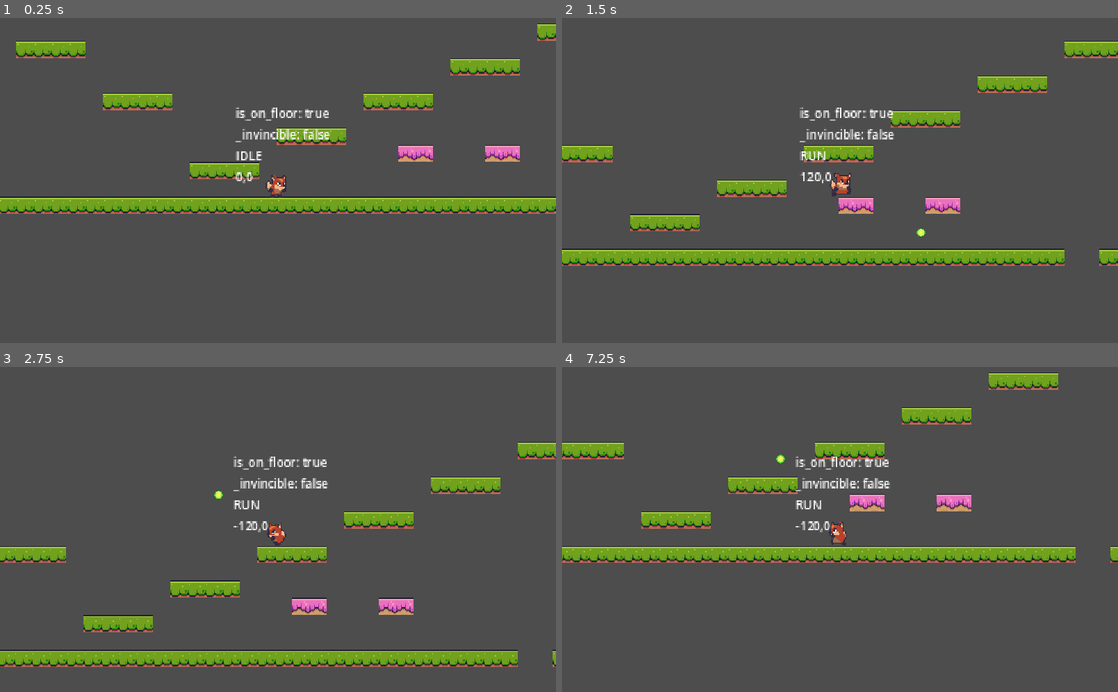
Above: before the commit, frames 1-4 (two rows, left to right).
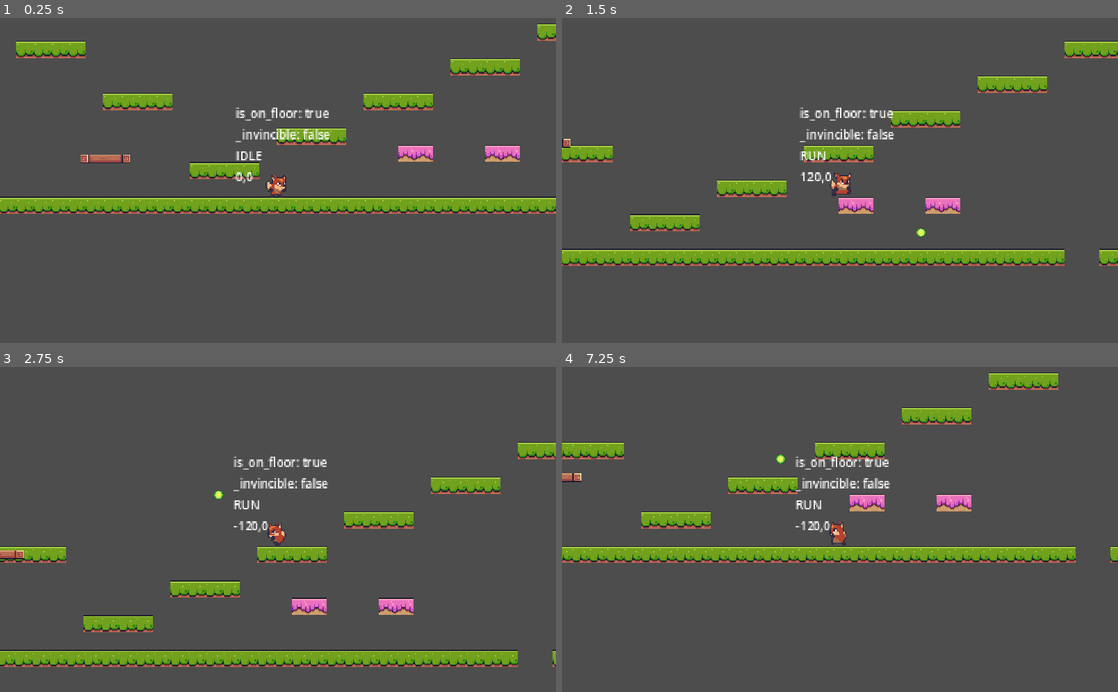
Above: after the commit, the same moments.

Repository: leobewater/godot-foxy-antics
Game: Godot game, scene res://level_base/level_base.tscn
Two runs of this game, one before a commit and one after it. Both use one fixed random seed, a clock stepped at 60 frames per second and the inputs below. The project has no main scene, so this scene is started directly.
Inputs:
- Up to frame 1 (0.25 s): no input
- Up to frame 2 (1.5 s): hold Right (right) from 0.53 s (still down); tap Ctrl (shoot) at 0.6, 1.35 s; tap Space (jump) at 0.77 s
- Up to frame 3 (2.75 s): tap Space (jump) at 1.52 s; release Right (right) at 2.03 s; hold Left (left) from 2.03 s (still down); tap Ctrl (shoot) at 2.1 s
- Up to frame 4 (7.25 s): release Left (left) at 2.78 s; hold Right (right) 2.78-4.28 s; tap Ctrl (shoot) every 0.75 s from 2.85 to 6.6 s; tap Space (jump) at 3.02, 3.77, 4.52, 6.02, 6.77 s; hold Left (left) 4.28-5.03 s; hold Right (right) 5.03-5.78 s; hold Left (left) from 5.78 s (still down)

The runs differ from the first frame. In frame 1, 0.2% of the frame differs, in the area x 14-24%, y 42-45%; in frame 2, less than 0.1%; in frame 3, 0.1%; in frame 4, 0.1%.

Commit message:
add a moving platform to level

Diff:
--- a/level_base/level_base.tscn
+++ b/level_base/level_base.tscn
@@ -1,9 +1,10 @@
-[gd_scene load_steps=7 format=3 uid="uid://bdmrwmjesfx8o"]
+[gd_scene load_steps=8 format=3 uid="uid://bdmrwmjesfx8o"]
 
 [ext_resource type="Script" path="res://level_base/level_base.gd" id="1_gjrkq"]
 [ext_resource type="Texture2D" uid="uid://bpiv1pl74okud" path="res://assets/tiles/Terrain (16x16).png" id="1_jpale"]
 [ext_resource type="PackedScene" uid="uid://cph6xskm1anvs" path="res://player_cam/player_cam.tscn" id="2_6wir8"]
 [ext_resource type="PackedScene" uid="uid://blvkdxh18qnmw" path="res://player/player.tscn" id="3_mxm1x"]
+[ext_resource type="PackedScene" uid="uid://cs8v5bmvfeadu" path="res://moving_platform/moving_platform.tscn" id="5_5780g"]
 
 [sub_resource type="TileSetAtlasSource" id="TileSetAtlasSource_dkkex"]
 texture = ExtResource("1_jpale")
@@ -567,3 +568,16 @@
 
 [node name="Player" parent="." instance=ExtResource("3_mxm1x")]
 position = Vector2(209, -35)
+
+[node name="MovingPlatform" parent="." node_paths=PackedStringArray("p1", "p2") instance=ExtResource("5_5780g")]
+position = Vector2(50, -40)
+p1 = NodePath("../Markers/MP1_2")
+p2 = NodePath("../Markers/MP1_1")
+
+[node name="Markers" type="Node" parent="."]
+
+[node name="MP1_1" type="Marker2D" parent="Markers"]
+position = Vector2(50, -40)
+
+[node name="MP1_2" type="Marker2D" parent="Markers"]
+position = Vector2(50, -140)
--- /dev/null
+++ b/moving_platform/moving_platform.gd
@@ -0,0 +1,33 @@
+extends AnimatableBody2D
+
+
+@export var p1: Marker2D
+@export var p2: Marker2D
+@export var speed: float = 50.0
+
+
+var _time_to_move: float = 0.0
+var _tween: Tween
+
+
+func _ready():
+	set_time_to_move()
+	set_moving()
+
+
+# when moving platform exit the tree to avoid crash and errors
+func _exit_tree():
+	_tween.kill()
+
+
+# calculate the time to move the platform from p1 to p2
+func set_time_to_move() -> void:
+	var delta = p1.global_position.distance_to(p2.global_position)
+	_time_to_move = delta / speed
+
+
+func set_moving() -> void:
+	_tween = get_tree().create_tween()
+	_tween.set_loops(0)
+	_tween.tween_property(self, "global_position", p1.global_position, _time_to_move)
+	_tween.tween_property(self, "global_position", p2.global_position, _time_to_move)
--- a/moving_platform/moving_platform.tscn
+++ b/moving_platform/moving_platform.tscn
@@ -1,12 +1,14 @@
-[gd_scene load_steps=3 format=3 uid="uid://cs8v5bmvfeadu"]
+[gd_scene load_steps=4 format=3 uid="uid://cs8v5bmvfeadu"]
 
 [ext_resource type="Texture2D" uid="uid://bpiv1pl74okud" path="res://assets/tiles/Terrain (16x16).png" id="1_7bo12"]
+[ext_resource type="Script" path="res://moving_platform/moving_platform.gd" id="1_mg4ug"]
 
 [sub_resource type="RectangleShape2D" id="RectangleShape2D_wabpt"]
 size = Vector2(46, 6)
 
 [node name="MovingPlatform" type="AnimatableBody2D"]
 collision_mask = 32
+script = ExtResource("1_mg4ug")
 
 [node name="Sprite2D" type="Sprite2D" parent="."]
 texture = ExtResource("1_7bo12")
